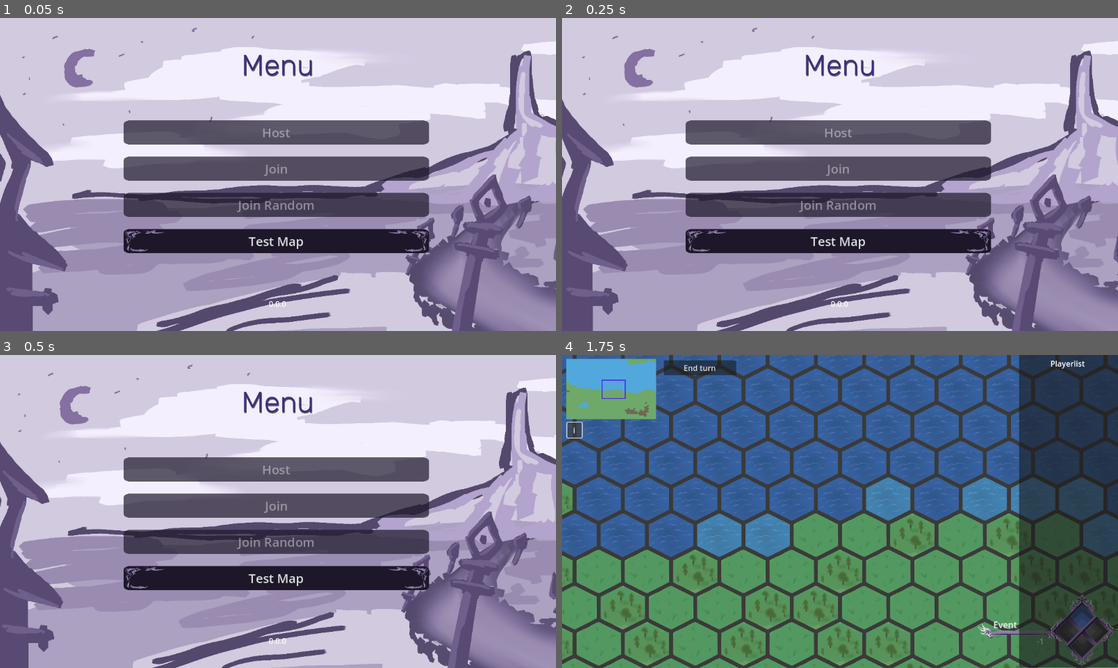
Above: before the commit, frames 1-4 (two rows, left to right).
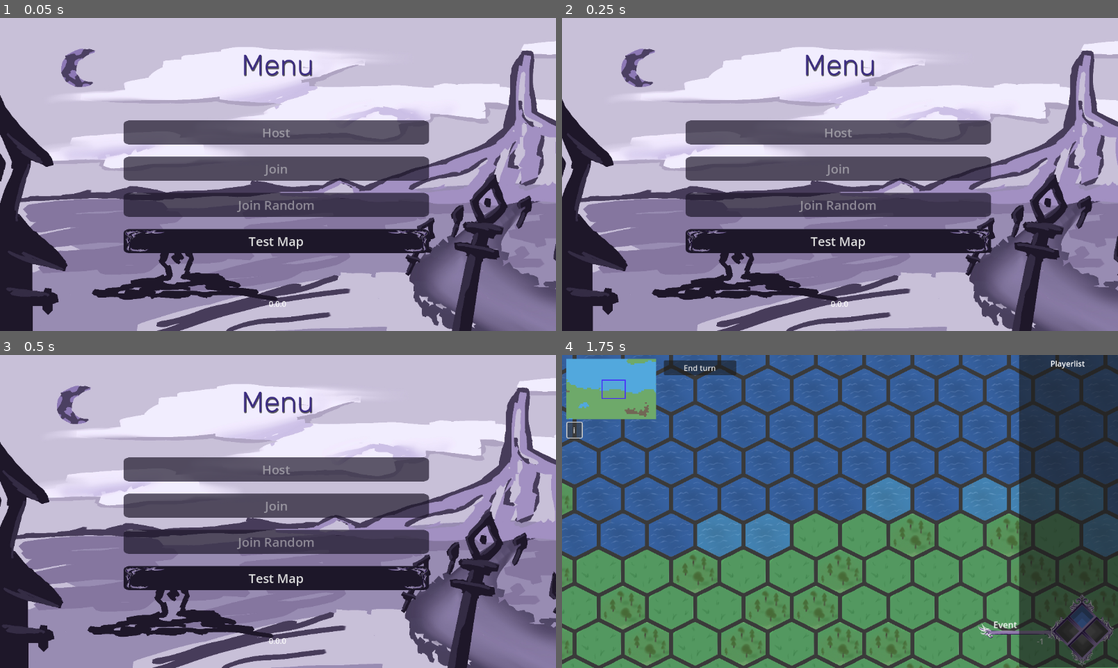
Above: after the commit, the same moments.

Repository: DragonCat4012/Shyv_Game
Game: Godot game, scene res://Scenes/menu.tscn
Same seed, same stepped clock (60 frames per second), same inputs: the game is played once before the commit and once after it.
Inputs:
- Up to frame 1 (0.05 s): no input
- Up to frame 2 (0.25 s): no input
- Up to frame 3 (0.5 s): no input
- Up to frame 4 (1.75 s): click "Test Map" at 0.5 s; click "i" at 1.25 s

The runs differ from the first frame. In frame 1, 14% of the frame differs, in the area x 0-100%, y 3-100%; in frame 2, 14%; in frame 3, 13%; in frame 4, nothing differs.

Commit message:
add backround to all lobbys

Diff:
--- a/Scenes/Lobby/OpenLobbys.tscn
+++ b/Scenes/Lobby/OpenLobbys.tscn
@@ -1,22 +1,32 @@
-[gd_scene load_steps=4 format=3 uid="uid://hyrtroy65eop"]
+[gd_scene load_steps=5 format=3 uid="uid://hyrtroy65eop"]
 
 [ext_resource type="Theme" uid="uid://41ggext22ekn" path="res://Graphics/Themes/primaryTheme.tres" id="1_cc2dg"]
 [ext_resource type="Script" path="res://Scenes/Lobby/OpenLobbys.gd" id="1_su3ep"]
+[ext_resource type="Texture2D" uid="uid://dy1w6euu3u522" path="res://Graphics/Themes/menuBackground.JPG" id="2_w08j0"]
 [ext_resource type="Theme" uid="uid://ixv6thuip0t" path="res://Graphics/Themes/deleteTheme.tres" id="3_bbd1l"]
 
 [node name="OpenLobbys" type="Node2D"]
 script = ExtResource("1_su3ep")
 
+[node name="TextureRect" type="TextureRect" parent="."]
+modulate = Color(0.258824, 0.258824, 0.258824, 0.407843)
+offset_left = -668.0
+offset_right = 7483.0
+offset_bottom = 1668.0
+scale = Vector2(0.391726, 0.391726)
+texture = ExtResource("2_w08j0")
+
 [node name="VBoxContainer" type="VBoxContainer" parent="."]
-offset_left = 356.0
+offset_left = 229.0
 offset_top = 115.0
-offset_right = 797.0
-offset_bottom = 514.0
+offset_right = 908.0
+offset_bottom = 542.0
 
 [node name="Button" type="Button" parent="VBoxContainer"]
-custom_minimum_size = Vector2(200, 40)
+custom_minimum_size = Vector2(200, 50)
 layout_mode = 2
 theme = ExtResource("1_cc2dg")
+theme_override_font_sizes/font_size = 20
 text = "Join"
 
 [node name="Label" type="Label" parent="."]
--- a/Scenes/Lobby/PeerView.tscn
+++ b/Scenes/Lobby/PeerView.tscn
@@ -1,10 +1,19 @@
-[gd_scene load_steps=3 format=3 uid="uid://dhmj5fy61v608"]
+[gd_scene load_steps=4 format=3 uid="uid://dhmj5fy61v608"]
 
 [ext_resource type="Script" path="res://Scenes/Lobby/PeerView.gd" id="1_hqru8"]
+[ext_resource type="Texture2D" uid="uid://dy1w6euu3u522" path="res://Graphics/Themes/menuBackground.JPG" id="2_sv4ve"]
 [ext_resource type="Theme" uid="uid://ixv6thuip0t" path="res://Graphics/Themes/deleteTheme.tres" id="2_vyrjh"]
 
 [node name="PeerView" type="Node2D"]
 script = ExtResource("1_hqru8")
+
+[node name="TextureRect" type="TextureRect" parent="."]
+modulate = Color(0.258824, 0.258824, 0.258824, 0.407843)
+offset_left = -1336.0
+offset_right = 6815.0
+offset_bottom = 1668.0
+scale = Vector2(0.391726, 0.391726)
+texture = ExtResource("2_sv4ve")
 
 [node name="HostName" type="Label" parent="."]
 offset_left = 397.0
--- a/Scenes/Lobby/hostView.tscn
+++ b/Scenes/Lobby/hostView.tscn
@@ -1,11 +1,20 @@
-[gd_scene load_steps=4 format=3 uid="uid://vvn8fgobtq5o"]
+[gd_scene load_steps=5 format=3 uid="uid://vvn8fgobtq5o"]
 
 [ext_resource type="Script" path="res://Scenes/Lobby/hostView.gd" id="1_a783e"]
 [ext_resource type="Theme" uid="uid://ixv6thuip0t" path="res://Graphics/Themes/deleteTheme.tres" id="2_2qecq"]
 [ext_resource type="Theme" uid="uid://41ggext22ekn" path="res://Graphics/Themes/primaryTheme.tres" id="2_wkbmb"]
+[ext_resource type="Texture2D" uid="uid://dy1w6euu3u522" path="res://Graphics/Themes/menuBackground.JPG" id="4_vuxub"]
 
 [node name="HostView" type="Node2D"]
 script = ExtResource("1_a783e")
+
+[node name="TextureRect" type="TextureRect" parent="."]
+modulate = Color(0.258824, 0.258824, 0.258824, 0.407843)
+offset_left = -1336.0
+offset_right = 6815.0
+offset_bottom = 1668.0
+scale = Vector2(0.391726, 0.391726)
+texture = ExtResource("4_vuxub")
 
 [node name="TitleLabel" type="Label" parent="."]
 offset_left = 439.0
Binary file changed: Graphics/Themes/menuBackground.JPG
Not shown, changed: README.md
